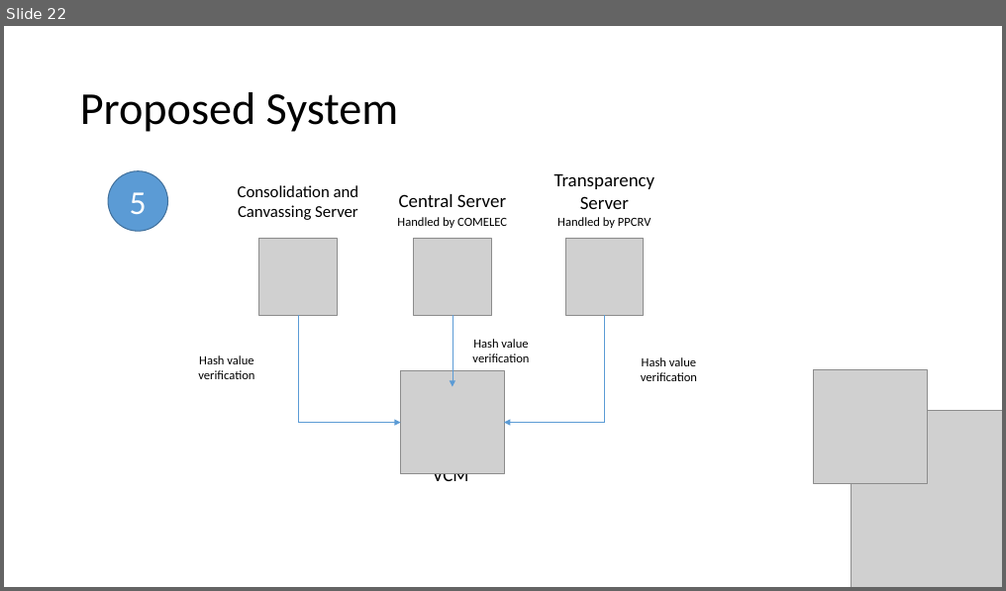
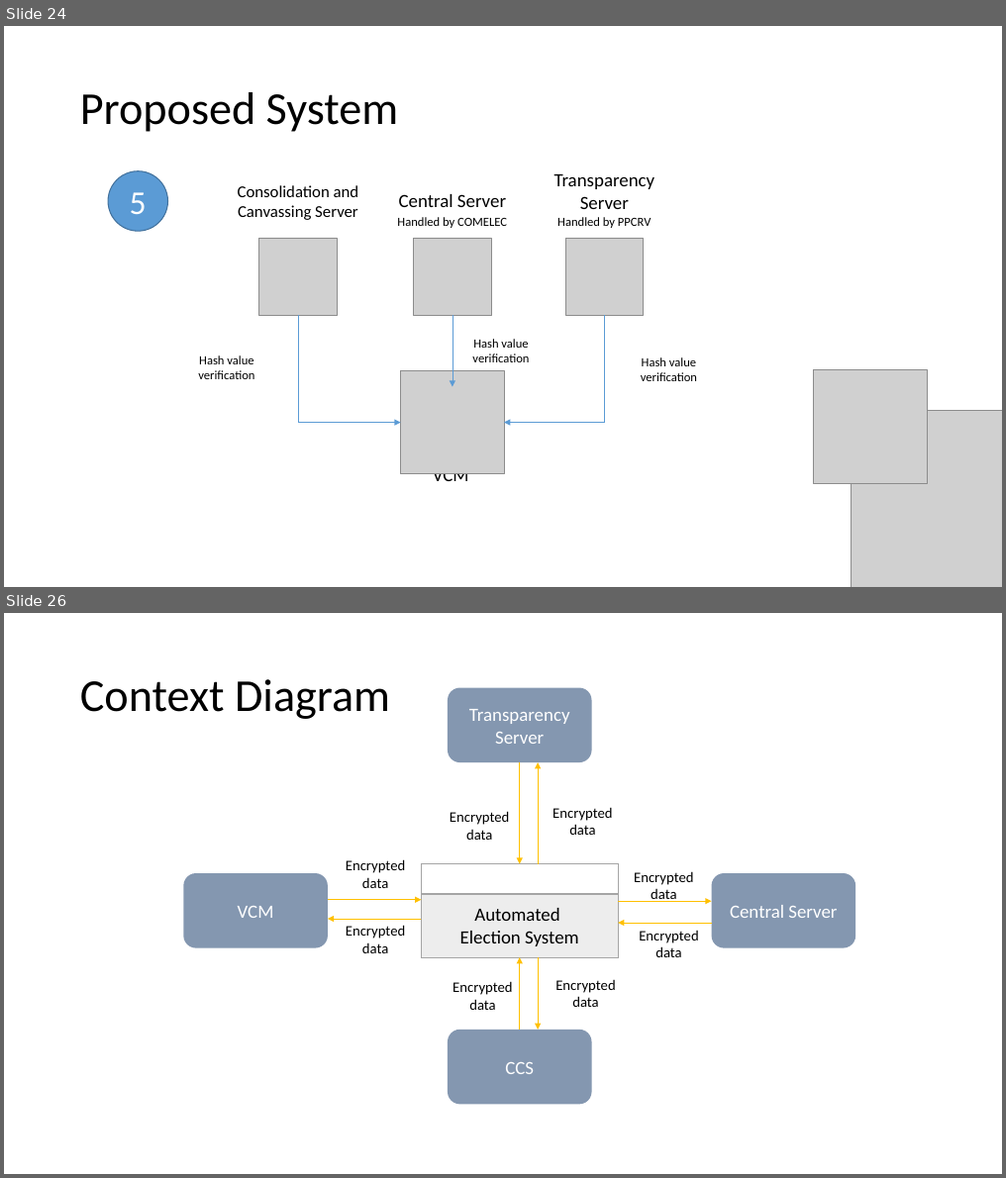
Before and after one commit to seans888/Project---Automate-Election, a slide deck: Documentation/Finals_Sysadd1.pptx. Shown one above the other, each under a label of ours: slide 22 before the commit, slides 24 and 26 after it; the slides between them are not shown. The pictures are 1006x591 and 1006x1178 pixels, drawn with LibreOffice and Linux fonts; fonts in the diff are those of the drawing; grey boxes stand for pictures. Boxes give left, top, right and bottom in pixels: in the first picture for what was removed or moved away, otherwise in the second. Text is boxed around its words. In the diff, an @@ line names an element or a change of style, - is before the commit and + after.

```diff
--- a/Documentation/Finals_Sysadd1.pptx
+++ b/Documentation/Finals_Sysadd1.pptx
@@ slide 26 added at (4, 613, 1002, 1174), background #FFFFFF @@
@@ title added at (80, 679, 390, 719), 44 pt, text #000000 @@
+Context Diagram
@@ rounded rectangle added at (448, 688, 592, 762), fill #8497B0, 18 pt, text #FFFFFF @@
+Transparency Server
@@ arrow added from (520, 762) to (520, 864), #FFC000 0.5 pt @@
@@ arrow added from (538, 864) to (538, 762), #FFC000 0.5 pt @@
@@ text added at (450, 811, 509, 840), 14 pt, text #000000 @@
+Encrypted data
@@ text added at (552, 807, 612, 835), 14 pt, text #000000 @@
+Encrypted data
@@ rounded rectangle added at (183, 873, 328, 949), fill #8497B0, 18 pt, text #FFFFFF @@
+VCM
@@ text added at (346, 860, 405, 888), 14 pt, text #000000 @@
+Encrypted data
@@ table added at (421, 864, 618, 959), 2 rows, 1 columns @@
+
+Automated / Election System
@@ text added at (634, 871, 693, 902), 14 pt, text #000000 @@
+Encrypted data
@@ rounded rectangle added at (712, 873, 856, 949), fill #8497B0, 18 pt, text #FFFFFF @@
+Central Server
@@ arrow added from (328, 900) to (421, 900), #FFC000 0.5 pt @@
@@ arrow added from (618, 901) to (712, 901), #FFC000 0.5 pt @@
@@ arrow added from (421, 919) to (328, 919), #FFC000 0.5 pt @@
@@ text added at (346, 925, 405, 954), 14 pt, text #000000 @@
+Encrypted data
@@ arrow added from (712, 923) to (618, 923), #FFC000 0.5 pt @@
@@ text added at (639, 931, 698, 958), 14 pt, text #000000 @@
+Encrypted data
@@ arrow added from (520, 1030) to (520, 958), #FFC000 0.5 pt @@
@@ arrow added from (538, 958) to (538, 1030), #FFC000 0.5 pt @@
@@ text added at (452, 981, 512, 1010), 14 pt, text #000000 @@
+Encrypted data
@@ text added at (555, 980, 615, 1007), 14 pt, text #000000 @@
+Encrypted data
@@ rounded rectangle added at (448, 1030, 592, 1105), fill #8497B0, 18 pt, text #FFFFFF @@
+CCS
@@ what was slide 22 is now slide 24 @@
```
Also in this commit, not shown: 2 slides changed, 10 other slides added, 2 other files.
